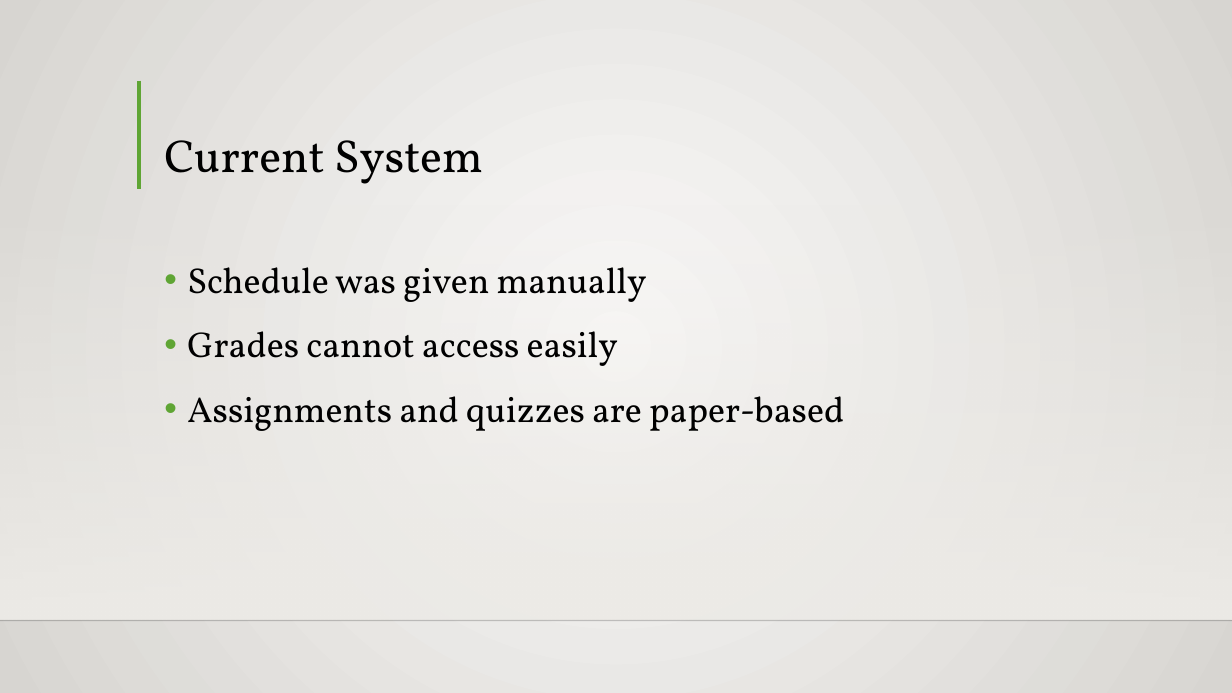
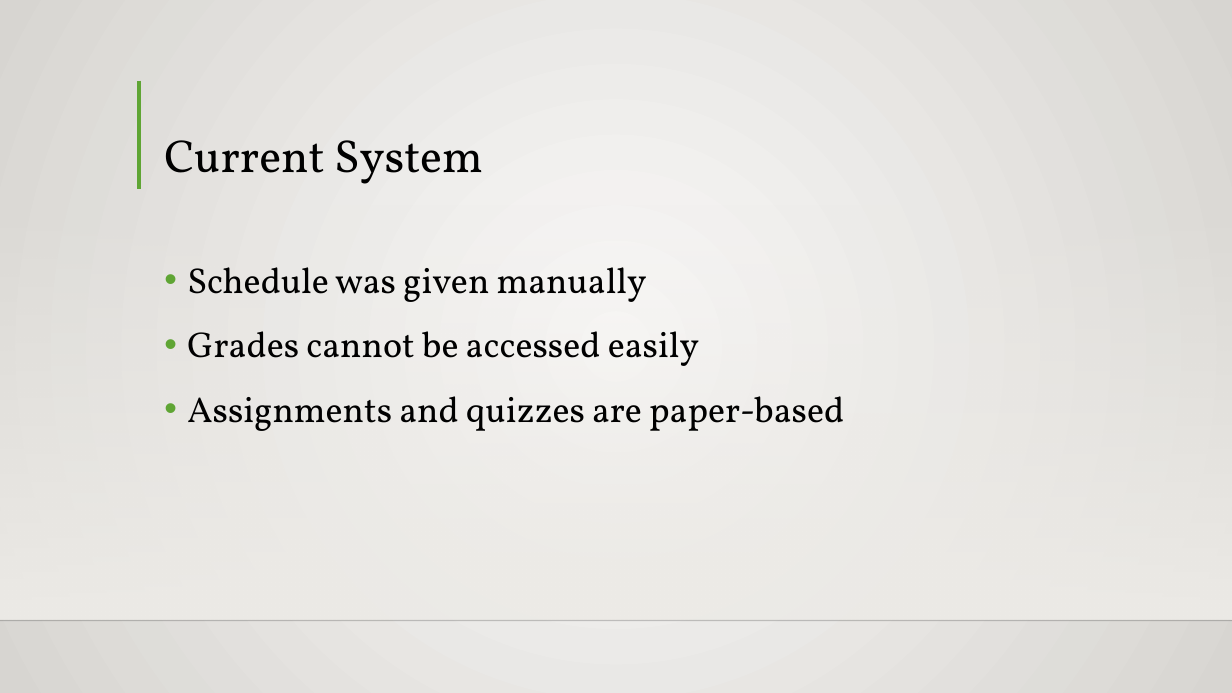
Before and after one commit to seans888/Project---LSC-2, a slide deck: slide 4 of Documentation/MCSPROJ/LSC-LMS PPT.pptx. Drawn at 1232x693 pixels with LibreOffice and Linux fonts; fonts in the diff are those of the drawing; background and template pictures are left out. Boxes give left, top, right and bottom in pixels: in the first picture for what was removed or moved away, otherwise in the second. Text is boxed around its words. In the diff, an @@ line names an element or a change of style, - is before the commit and + after.

```diff
--- a/Documentation/MCSPROJ/LSC-LMS PPT.pptx
+++ b/Documentation/MCSPROJ/LSC-LMS PPT.pptx
@@ text at (187,331,699,366): text changed @@
-• Grades cannot access easily
+• Grades cannot be accessed easily
```
Also in this commit, not shown: 1 other slide changed, 3 slides removed.
